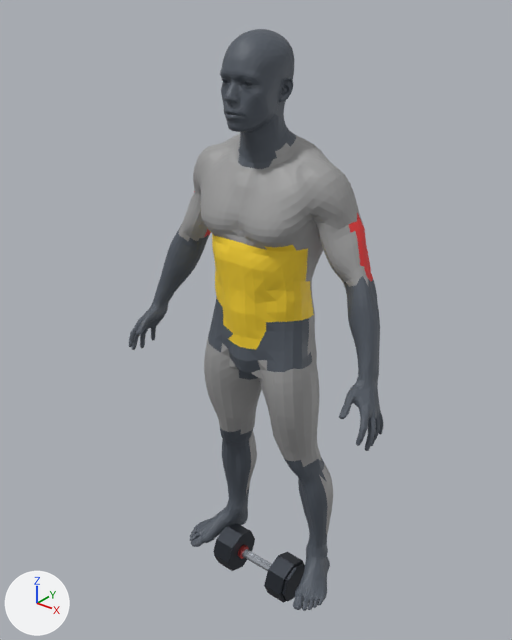
Before and after pictures for a commit that changed the Blender file assets_3d/source_blend/triceps_overhead_dumbbell_tricep_ext.blend.
Before and after are seen from a 50 mm lens placed at (1.195, -1.513, 1.901), pointed at (-0.038, 0.028, 0.945). Lighting does not change. The marker at lower left points along +X, +Y and +Z. The first picture is the older version.

The first picture shows 'Body_Head_Neck', 'Body_Joints_Hands_Feet', 'Equip_Dumbbell', 'Mesh_Muscle_Abs_Core', 'Mesh_Muscle_Biceps', 'Mesh_Muscle_Calves', 'Mesh_Muscle_Chest', 'Mesh_Muscle_Quads', 'Mesh_Muscle_Shoulders', 'Mesh_Muscle_Traps', 'Mesh_Muscle_Triceps' and 3 more.
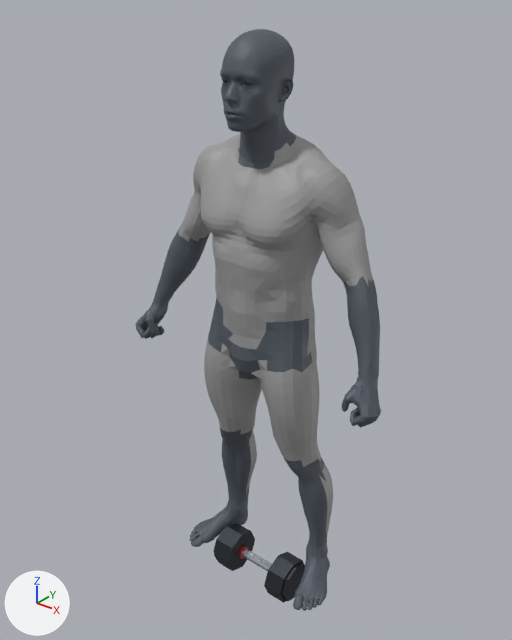
What changed in the scene script:
```text
Change mat_mat_muscle_triceps:
    mat_mat_muscle_triceps.base_color: (0.78, 0.04, 0.04) -> (0.341, 0.341, 0.341)  # red #e53838 -> grey #9e9e9e
Change mat_mat_muscle_abs_core:
    mat_mat_muscle_abs_core.base_color: (0.98, 0.68, 0.03) -> (0.341, 0.341, 0.341)  # yellow #fdd730 -> grey #9e9e9e
Change me_body_joints_hands_feet:
    used by ob_body_joints_hands_feet; location = (0.0, 0.0, 0.0)
    remove me_body_joints_hands_feet.from_pydata(...)  # 2846 vertices, 3774 faces; spans x -0.464..0.464, y -0.153..0.146, z 0.0..1.464
    add me_body_joints_hands_feet.from_pydata(...)  # 2897 vertices, 3770 faces; spans x -0.456..0.456, y -0.121..0.146, z 0.0..1.465
    me_body_joints_hands_feet part 1: 23 vertices moved from x -0.445..-0.378, y -0.114..-0.022, z 0.793..0.914 to x -0.451..-0.373, y -0.111..-0.022, z 0.821..0.914; 325 vertices removed from x -0.464..-0.329, y -0.152..0.041, z 0.756..1.12; 361 vertices added at x -0.456..-0.334, y -0.121..0.037, z 0.796..1.117
    me_body_joints_hands_feet part 2: 18 vertices moved from x 0.179..0.445, y -0.118..-0.021, z 0.825..0.914 to x 0.181..0.445, y -0.117..-0.02, z 0.825..0.915; 327 vertices removed from x 0.285..0.464, y -0.153..0.071, z 0.756..1.112; 369 vertices added at x 0.289..0.456, y -0.121..0.071, z 0.796..1.104
    other edits to the shape of me_body_joints_hands_feet do not show in these pictures
```

Boxes (x1, y1, x2, y2) around the edits, measured in the pictures (512 x 640 px; the box of a moved part takes in the faces that stretch with it):
'Body_Joints_Hands_Feet', reshaped: before (129, 154, 383, 611); after (135, 154, 381, 611)
'Mesh_Muscle_Abs_Core', recoloured (yellow to grey): (210, 231, 314, 349) in both
'Mesh_Muscle_Triceps', recoloured: (204, 223, 373, 281) in both
part 1 of me_body_joints_hands_feet, moved or reshaped: before (129, 243, 190, 350); after (135, 243, 190, 339)
part 2 of me_body_joints_hands_feet, moved or reshaped: before (293, 313, 383, 451); after (293, 313, 381, 428)
